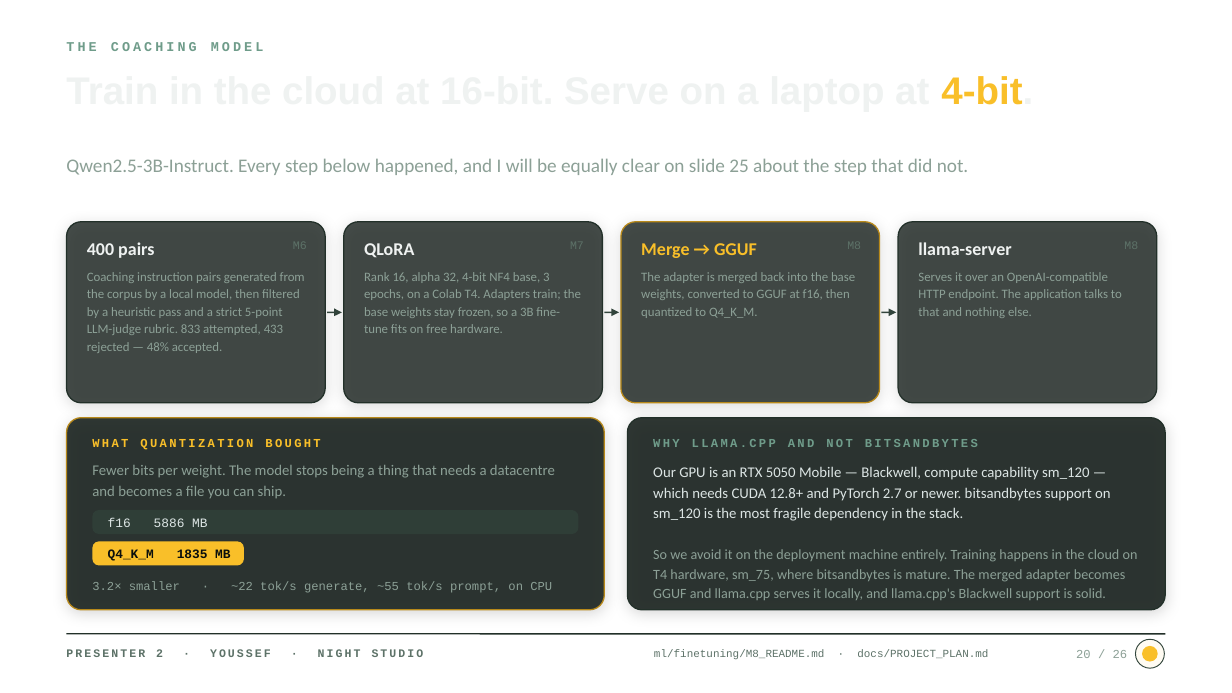
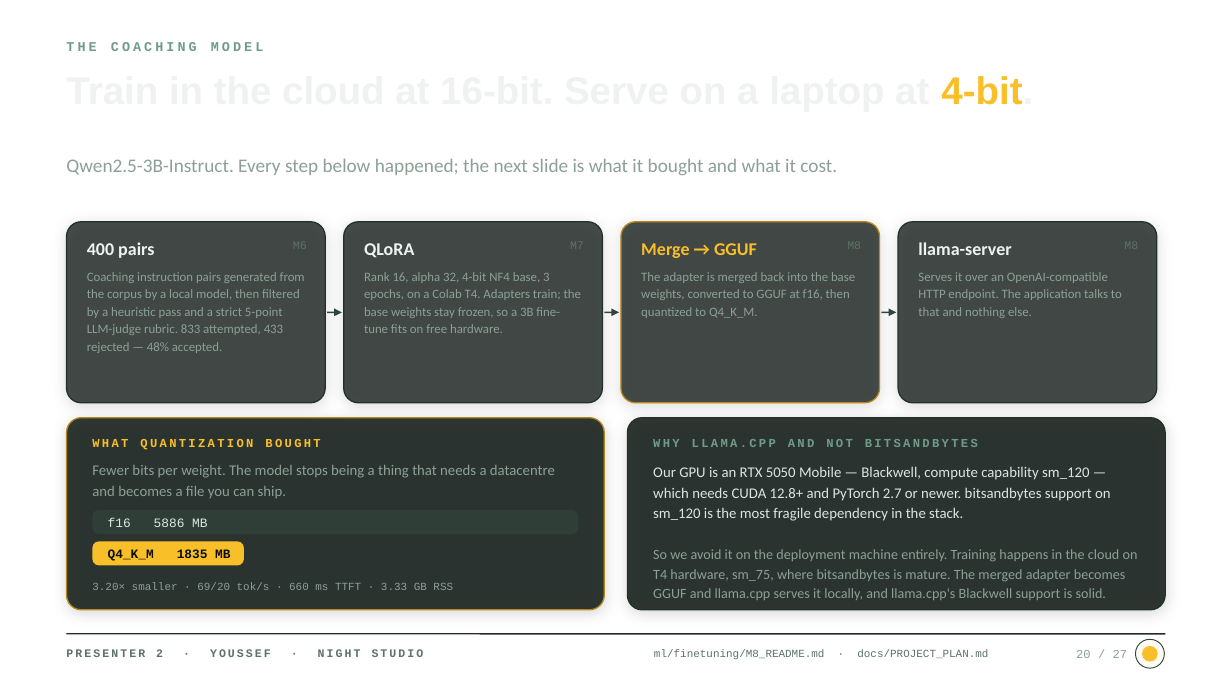
Before and after one commit to Ali-Khamis45/we-s2s-finalproject, a slide deck: slide 20 of docs/presentation/Speech-Confidence-Coach.pptx. Drawn at 1232x693 pixels with LibreOffice and Linux fonts; fonts in the diff are those of the drawing; background and template pictures are left out. Boxes give left, top, right and bottom in pixels: in the first picture for what was removed or moved away, otherwise in the second. Text is boxed around its words. In the diff, an @@ line names an element or a change of style, - is before the commit and + after.

```diff
--- a/docs/presentation/Speech-Confidence-Coach.pptx
+++ b/docs/presentation/Speech-Confidence-Coach.pptx
@@ text at [66, 158, 837, 175]: text changed @@
-Qwen2.5-3B-Instruct. Every step below happened, and I will be equally clear on slide 25 about the step that did not.
+Qwen2.5-3B-Instruct. Every step below happened; the next slide is what it bought and what it cost.
@@ text at [92, 582, 453, 590]: text changed; size 9.5 to 8.5 pt @@
-3.2× smaller · ~22 tok/s generate, ~55 tok/s prompt, on CPU
+3.20× smaller · 69/20 tok/s · 660 ms TTFT · 3.33 GB RSS
@@ text at [1076, 650, 1128, 658]: text changed @@
-20 / 26
+20 / 27
```
Also in this commit, not shown: 39 other slides changed, 3 slides added, 1 other file.
